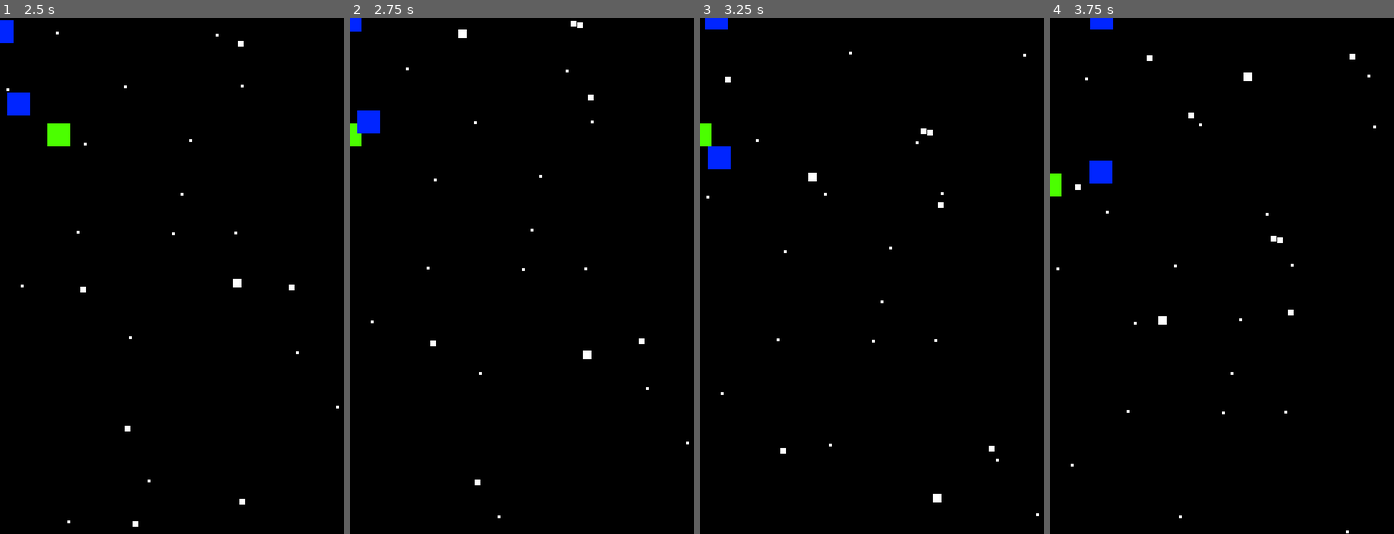
Above: before the commit, frames 1-4 (left to right).
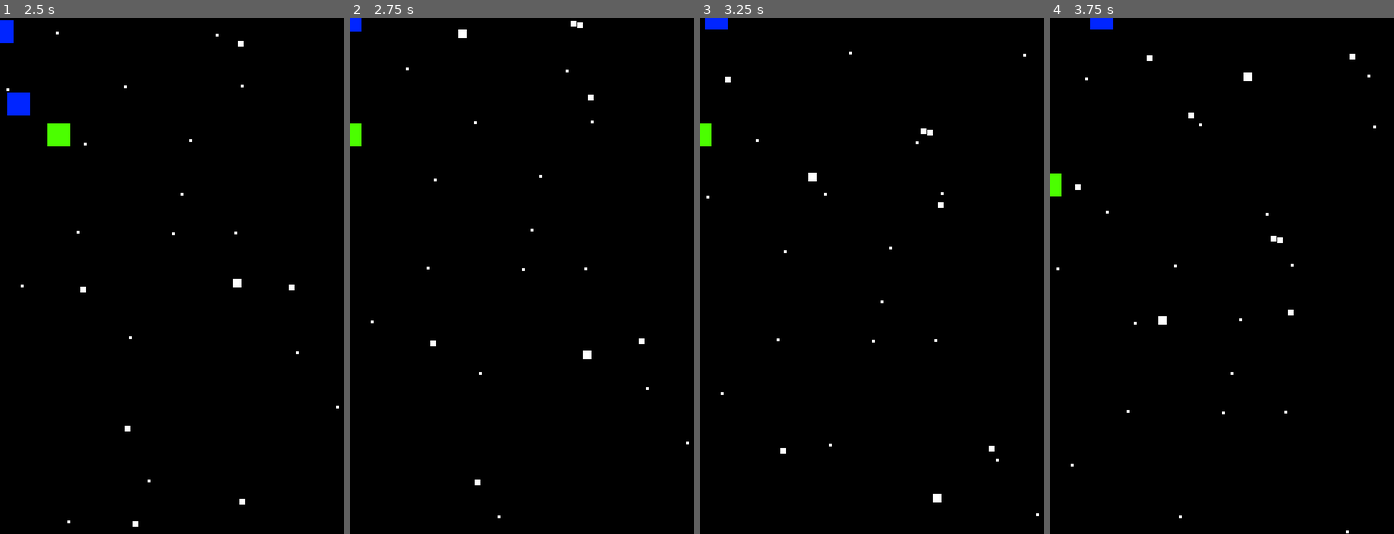
Above: after the commit, the same moments.

Repository: kuydrac/ludum-dare-41
Game: Godot game, scene res://scenes/Main.tscn
Two runs of this game, one before a commit and one after it. Both use one fixed random seed, a clock stepped at 60 frames per second and the inputs below. The project has no main scene, so this scene is started directly.
Inputs:
- Up to frame 1 (2.5 s): hold Up (ui_up) 0.53-2.03 s; hold Left (ui_left) from 2.03 s (still down)
- Up to frame 2 (2.75 s): keep holding Left (ui_left)
- Up to frame 3 (3.25 s): keep holding Left (ui_left)
- Up to frame 4 (3.75 s): release Left (ui_left) at 3.53 s; hold Down (ui_down) from 3.53 s (still down)

Frame 1 is identical in both runs. In frame 2, 0.3% of the frame differs, in the area x 2-9%, y 17-23%; in frame 3, 0.3%; in frame 4, 0.3%.

Commit message:
basic health system for player and enemy

Diff:
--- a/scenes/Player.tscn
+++ b/scenes/Player.tscn
@@ -39,3 +39,5 @@
 [node name="CollisionShape2D" type="CollisionShape2D" parent="." index="1"]
 
 shape = SubResource( 2 )
+
+[connection signal="body_entered" from="." to="." method="_on_Player_body_entered"]
--- a/scripts/Enemy1.gd
+++ b/scripts/Enemy1.gd
@@ -1,4 +1,6 @@
 extends RigidBody2D
+
+const TYPE = "enemy"
 
 export (int) var speed = 100
 export (int) var health = 20
@@ -45,3 +47,10 @@
 	new_pos.x = clamp(new_pos.x, 0, screensize.x)
 	new_pos.y = screensize.y + 1000
 	set_goal_pos(new_pos)
+
+func damage(amount):
+	health -= amount
+	if health <= 0:
+		hide()
+		$CollisionShape2D.disabled = true
+		queue_free()
--- a/scripts/Player.gd
+++ b/scripts/Player.gd
@@ -29,3 +29,16 @@
 	position = pos
 	show()
 	$CollisionShape2D.disabled = false
+
+func damage(amount):
+	health -= amount
+	if health <= 0:
+		hide()
+		$CollisionShape2D.disabled = true
+
+func _on_Player_body_entered(body):
+	if "TYPE" in body:
+		if body.TYPE == "enemy":
+			var amount = body.health
+			body.damage(amount)
+			damage(amount)
